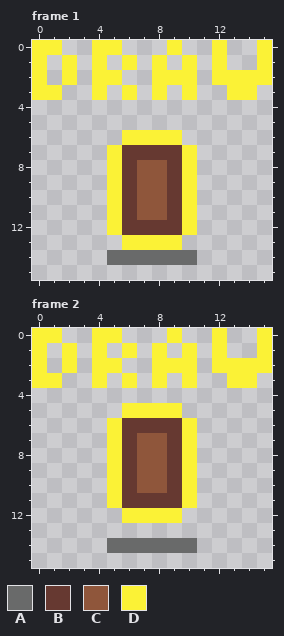
One commit to this pixel-art file: world/pickups/draw_pickup.aseprite. The picture above was drawn from the file before the commit.
16x16 pixels, 3 frames. Shown: frame 1, frame 2. The commit also changed other frames, which this record leaves out.
Palette (. is transparent): A #696a6a  B #663931  C #8f563b  D #fbf236
Pixels before, frame 1, first column x 0:
 0 DD..DD...D..D..D
 1 D.D.D.D.D.D.D..D
 2 D.D.DD..DDD.DDDD
 3 DD..D.D.D.D..DD.
 4 ................
 5 ................
 6 ......DDDD......
 7 .....DBBBBD.....
 8 .....DBCCBD.....
 9 .....DBCCBD.....
10 .....DBCCBD.....
11 .....DBCCBD.....
12 .....DBBBBD.....
13 ......DDDD......
14 .....AAAAAA.....
Pixels before, frame 2, first column x 0:
 0 DD..DD...D..D..D
 1 D.D.D.D.D.D.D..D
 2 D.D.DD..DDD.DDDD
 3 DD..D.D.D.D..DD.
 4 ................
 5 ......DDDD......
 6 .....DBBBBD.....
 7 .....DBCCBD.....
 8 .....DBCCBD.....
 9 .....DBCCBD.....
10 .....DBCCBD.....
11 .....DBBBBD.....
12 ......DDDD......
13 ................
14 .....AAAAAA.....
New version:
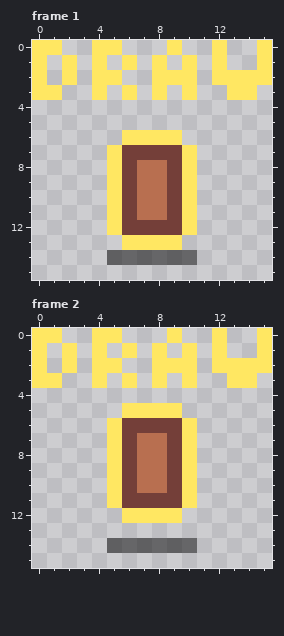
The exact change:
colour A: #696a6a -> #00000080
colour B: #663931 -> #743f39
colour C: #8f563b -> #b86f50
colour D: #fbf236 -> #ffe762
Pixel boxes of the changes (left, top, right, bottom) in both pictures:
changed: (32, 40, 272, 265)
changed: (32, 328, 272, 553)
